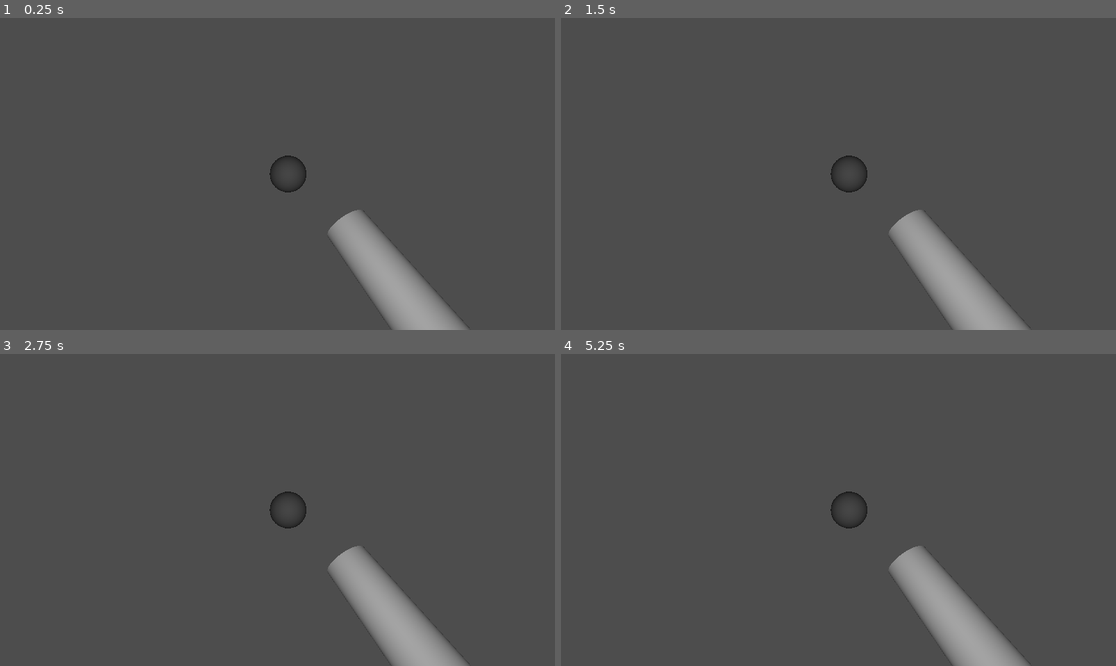
Above: before the commit, frames 1-4 (two rows, left to right).
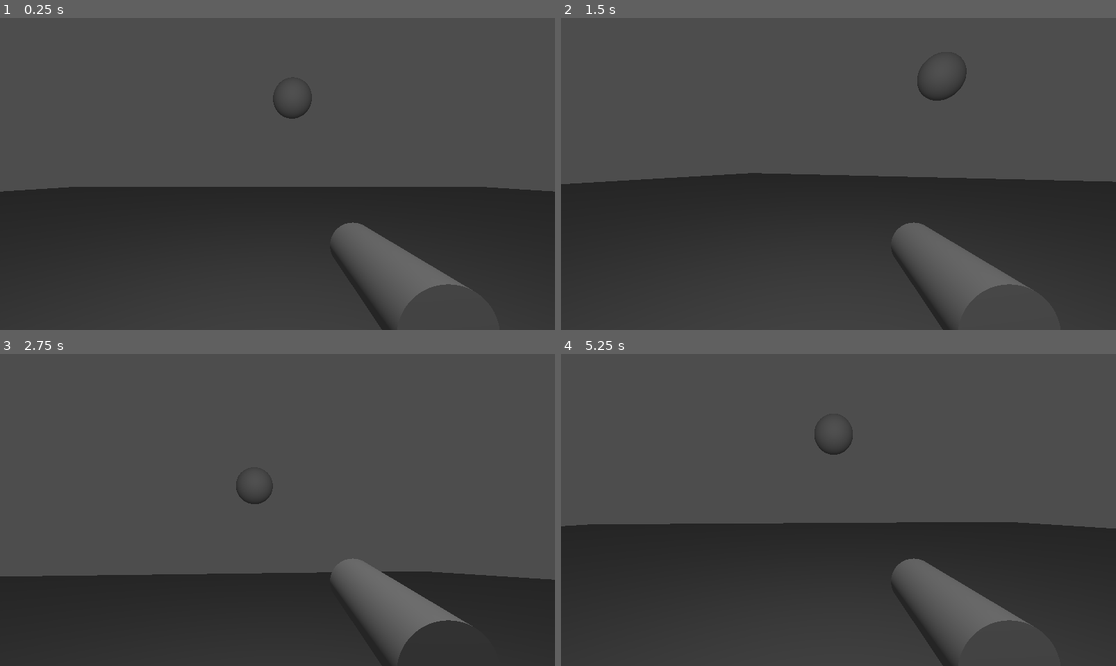
Above: after the commit, the same moments.

Repository: matheusfillipe/duckhunt
Game: Godot game, scene res://main.tscn
Same seed, same stepped clock (60 frames per second), same inputs: the game is played once before the commit and once after it.
Inputs (mouse positions are in pixels of both pictures, inside the frame that each line leads up to):
- Up to frame 1 (0.25 s): no input
- Up to frame 2 (1.5 s): tap Enter at 0.5 s; move the mouse to (960, 158) at 0.52 s; tap Space at 1.25 s; move the mouse to (727, 189) at 1.27 s
- Up to frame 3 (2.75 s): tap Enter at 2 s; move the mouse to (333, 441) at 2.02 s
- Up to frame 4 (5.25 s): tap Space at 2.75, 4.25 s; move the mouse to (810, 572) at 2.77 s; tap Enter at 3.5 s; move the mouse to (1005, 556) at 3.52 s; move the mouse to (672, 463) at 4.27 s; move the mouse to (866, 510) at 5.02 s

The runs differ from the first frame. In frame 1, 32% of the frame differs, in the area x 0-100%, y 22-100%; in frame 2, 31%; in frame 3, 29%; in frame 4, 31%.

Commit message:
add fps camera moving

Diff:
--- /dev/null
+++ b/Player.gd
@@ -0,0 +1,20 @@
+extends CharacterBody3D
+
+const mouseSensibility = 600
+
+const SPEED = 5.0
+const JUMP_VELOCITY = 4.5
+
+# Get the gravity from the project settings to be synced with RigidBody nodes.
+var gravity = ProjectSettings.get_setting("physics/3d/default_gravity")
+var mouse_relative_x = 0
+var mouse_relative_y = 0
+func _ready():
+	Input.mouse_mode = Input.MOUSE_MODE_CAPTURED
+func _input(event):
+	if event is InputEventMouseMotion:
+		rotation.y -= event.relative.x / mouseSensibility
+		$Camera3D.rotation.x -= event.relative.y / mouseSensibility
+		$Camera3D.rotation.x = clamp($Camera3D.rotation.x, deg_to_rad(-90), deg_to_rad(90) )
+		mouse_relative_x = clamp(event.relative.x, -50, 50)
+		mouse_relative_y = clamp(event.relative.y, -50, 10)
--- /dev/null
+++ b/Player.tscn
@@ -0,0 +1,24 @@
+[gd_scene load_steps=4 format=3 uid="uid://cibwodbwmqi8p"]
+
+[ext_resource type="Script" path="res://Player.gd" id="1_5hmeo"]
+[ext_resource type="PackedScene" uid="uid://btp48tuirs2pt" path="res://gun.tscn" id="1_5p42e"]
+
+[sub_resource type="CapsuleShape3D" id="CapsuleShape3D_c0k78"]
+height = 3.0
+
+[node name="Player" type="CharacterBody3D"]
+script = ExtResource("1_5hmeo")
+
+[node name="CollisionShape3D" type="CollisionShape3D" parent="."]
+shape = SubResource("CapsuleShape3D_c0k78")
+
+[node name="Camera3D" type="Camera3D" parent="."]
+transform = Transform3D(1, 0, 0, 0, 1, 0, 0, 0, 1, 0, 1, 0)
+
+[node name="MeshInstance3D" parent="Camera3D" instance=ExtResource("1_5p42e")]
+transform = Transform3D(1, 0, 0, 0, -4.37114e-08, -1, 0, 1, -4.37114e-08, 0.330761, -0.313553, -0.643364)
+skeleton = NodePath("../..")
+
+[node name="RayCast3D" type="RayCast3D" parent="Camera3D"]
+transform = Transform3D(1, 0, 0, 0, -1, 8.74228e-08, 0, -8.74228e-08, -1, 0, 0, 0)
+target_position = Vector3(0, 0, 999)
--- a/main.tscn
+++ b/main.tscn
@@ -1,17 +1,34 @@
-[gd_scene load_steps=3 format=3 uid="uid://cnjon2oh6h4u4"]
+[gd_scene load_steps=6 format=3 uid="uid://cnjon2oh6h4u4"]
 
 [ext_resource type="PackedScene" uid="uid://7cjjxmh0ocqh" path="res://duck.tscn" id="1_17uti"]
-[ext_resource type="PackedScene" uid="uid://btp48tuirs2pt" path="res://gun.tscn" id="2_imj7a"]
+[ext_resource type="PackedScene" uid="uid://cibwodbwmqi8p" path="res://Player.tscn" id="3_bqpco"]
+
+[sub_resource type="BoxMesh" id="BoxMesh_rvue4"]
+size = Vector3(99, 1, 99)
+
+[sub_resource type="BoxShape3D" id="BoxShape3D_rfncp"]
+size = Vector3(99, 1, 99)
+
+[sub_resource type="Environment" id="Environment_oi6mk"]
+ambient_light_color = Color(1, 1, 1, 1)
 
 [node name="Main" type="Node3D"]
+
+[node name="Player" parent="." instance=ExtResource("3_bqpco")]
+transform = Transform3D(1, 0, 0, 0, 1, 0, 0, 0, 1, -0.0951363, -2.94929, -0.309193)
 
 [node name="Duck" parent="." instance=ExtResource("1_17uti")]
 transform = Transform3D(0.999995, 0, 0.00326376, 0, 1, 0, -0.00326376, 0, 0.999995, 0.288667, 0, -5.57198)
 
-[node name="Gun" parent="." instance=ExtResource("2_imj7a")]
-transform = Transform3D(0.844, 0.411505, -0.343986, 0, -0.641356, -0.767244, -0.536343, 0.647554, -0.541305, 0.414955, -0.390621, -0.763613)
+[node name="MeshInstance3D" type="MeshInstance3D" parent="."]
+transform = Transform3D(1, 0, 0, 0, 1, 0, 0, 0, 1, 0, -5.57665, 0)
+mesh = SubResource("BoxMesh_rvue4")
 
-[node name="Camera3D" type="Camera3D" parent="."]
+[node name="CollisionShape3D" type="CollisionShape3D" parent="MeshInstance3D"]
+shape = SubResource("BoxShape3D_rfncp")
 
-[node name="OmniLight3D" type="OmniLight3D" parent="."]
-omni_range = 18.4867
+[node name="WorldEnvironment" type="WorldEnvironment" parent="."]
+environment = SubResource("Environment_oi6mk")
+
+[node name="OmniLight3D" type="OmniLight3D" parent="WorldEnvironment"]
+omni_range = 59.1668
--- a/project.godot
+++ b/project.godot
@@ -14,3 +14,7 @@
 run/main_scene="res://main.tscn"
 config/features=PackedStringArray("4.0", "Forward Plus")
 config/icon="res://icon.svg"
+
+[rendering]
+
+renderer/rendering_method="gl_compatibility"
